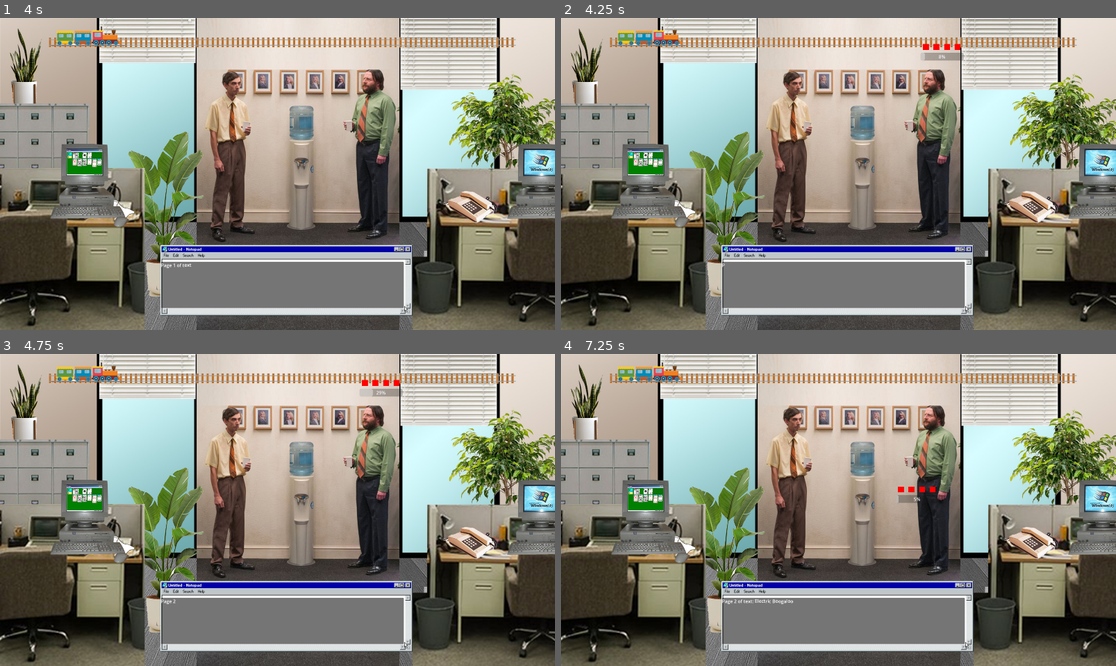
Above: before the commit, frames 1-4 (two rows, left to right).
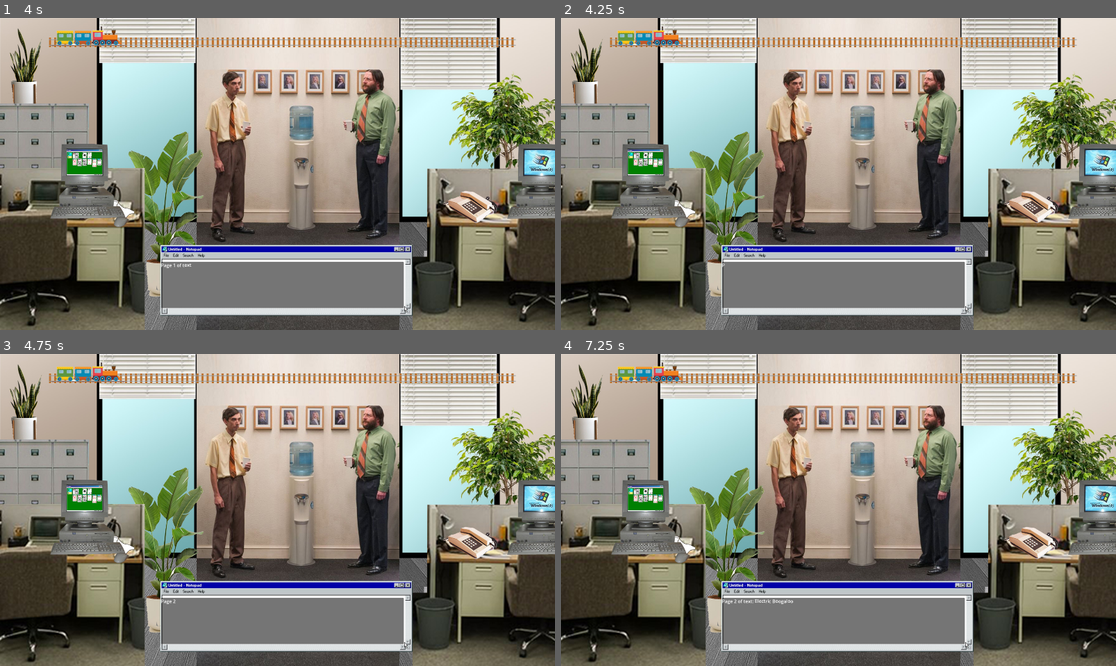
Above: after the commit, the same moments.

Repository: boneyard24/VGGJ2026
Game: Godot game, scene res://Main.tscn
Two runs of this game, one before a commit and one after it. Both use one fixed random seed, a clock stepped at 60 frames per second and the inputs below.
Inputs:
- Up to frame 1 (4 s): tap Enter (enter, bound only after the commit) at 0.5, 0.6, 1.35, 2.1, 2.85, 3.6 s; hold Right (right) 0.53-1.28 s; hold Down (down) 1.28-2.03 s; tap Space at 2 s; hold Right (right) 2.03-2.78 s; hold Up (up) 2.78-3.53 s; hold Left (left) from 3.53 s (still down)
- Up to frame 2 (4.25 s): keep holding Left (left)
- Up to frame 3 (4.75 s): keep holding Left (left); tap Enter (enter, bound only after the commit) at 4.35 s
- Up to frame 4 (7.25 s): release Left (left) at 5.03 s; hold Down (down) 5.03-5.78 s; tap Enter (enter, bound only after the commit) at 5.1, 5.75, 5.85, 6.6 s; hold Right (right) 5.78-6.53 s; hold Up (up) from 6.53 s (still down)

Frame 1 is identical in both runs. In frame 2, 0.3% of the frame differs, in the area x 64-73%, y 8-14%; in frame 3, 0.3%; in frame 4, 0.2%.

Commit message:
added game over scene and game resets

Diff:
--- a/trainger/Main.tscn
+++ b/trainger/Main.tscn
@@ -1,8 +1,9 @@
 [gd_scene format=3 uid="uid://bj0jc0ucnv8l6"]
 
-[ext_resource type="PackedScene" path="res://coreytest/comp_testing.tscn" id="1_glv2v"]
+[ext_resource type="PackedScene" uid="uid://qf4yt6nk5f0x" path="res://coreytest/comp_testing.tscn" id="1_glv2v"]
 [ext_resource type="PackedScene" uid="uid://b0quagujfn8r8" path="res://Scenes/GameManager/GameManager.tscn" id="1_r0du0"]
 [ext_resource type="PackedScene" uid="uid://cl7fsjf2d4taa" path="res://Dialogue Box/Boss/DialogueBox.tscn" id="3_cm0pq"]
+[ext_resource type="PackedScene" uid="uid://cr1nswdvn84t4" path="res://Scenes/GameOver/GameOver.tscn" id="4_cm0pq"]
 
 [node name="Main" type="Control" unique_id=922461951]
 layout_mode = 3
@@ -31,3 +32,6 @@
 offset_bottom = 1004.0
 grow_horizontal = 1
 grow_vertical = 1
+
+[node name="GameOver" parent="." unique_id=1274482844 instance=ExtResource("4_cm0pq")]
+layout_mode = 1
--- a/trainger/Scenes/GameManager/game_manager.gd
+++ b/trainger/Scenes/GameManager/game_manager.gd
@@ -4,18 +4,25 @@
 
 #const QTEScene: PackedScene = preload("res://Scenes/QTE/QTEPopup.tscn")
 @onready var QTEScene = preload("res://Scenes/QTE/QTEPopup.tscn")
+@onready var GameOverUI := $"../GameOver"
+
 
 const MAX_FAILS := 3
 var current_fails := 0
 
 # Called when the node enters the scene tree for the first time.
 func _ready() -> void:
+	GameOverUI.visible = false
 	qteSpawnTimer.timeout.connect(SpawnQTE)
 	qteSpawnTimer.start(2) # Manually start the timer if Auto Start is off
 
 # Called every frame. 'delta' is the elapsed time since the previous frame.
 func _process(delta: float) -> void:
 	pass
+
+func _input(event: InputEvent) -> void:
+	if (event.is_action_released("enter", true)) :
+		ResetGame()
 
 func SpawnQTE() -> void:
 	print("SPAWNQTE")
@@ -40,6 +47,9 @@
 func GameOver() -> void:
 	print("GM: GAMEOVER GAMEOVER GAMEOVER GAMEOVER GAMEOVER")
 	qteSpawnTimer.stop()
+	GameOverUI.visible = true
 
 func ResetGame() -> void:
-	pass
+	current_fails = 0
+	GameOverUI.visible = false
+	qteSpawnTimer.start(2) # Manually start the timer if Auto Start is off
--- /dev/null
+++ b/trainger/Scenes/GameOver/GameOver.tscn
@@ -0,0 +1,79 @@
+[gd_scene format=3 uid="uid://cr1nswdvn84t4"]
+
+[node name="GameOver" type="Control" unique_id=1274482844]
+layout_mode = 3
+anchors_preset = 8
+anchor_left = 0.5
+anchor_top = 0.5
+anchor_right = 0.5
+anchor_bottom = 0.5
+grow_horizontal = 2
+grow_vertical = 2
+
+[node name="ColorRect" type="ColorRect" parent="." unique_id=1197122167]
+layout_mode = 1
+anchors_preset = 8
+anchor_left = 0.5
+anchor_top = 0.5
+anchor_right = 0.5
+anchor_bottom = 0.5
+offset_left = -200.0
+offset_top = -49.0
+offset_right = 200.0
+offset_bottom = 49.0
+grow_horizontal = 2
+grow_vertical = 2
+color = Color(1, 0, 0, 1)
+
+[node name="ColorRect2" type="ColorRect" parent="." unique_id=1937301280]
+layout_mode = 1
+anchors_preset = 8
+anchor_left = 0.5
+anchor_top = 0.5
+anchor_right = 0.5
+anchor_bottom = 0.5
+offset_left = -200.0
+offset_top = 48.765
+offset_right = 200.0
+offset_bottom = 146.76498
+grow_horizontal = 2
+grow_vertical = 2
+
+[node name="Label" type="Label" parent="." unique_id=451765285]
+layout_mode = 1
+anchors_preset = 8
+anchor_left = 0.5
+anchor_top = 0.5
+anchor_right = 0.5
+anchor_bottom = 0.5
+offset_left = -40.0
+offset_top = -11.5
+offset_right = 40.0
+offset_bottom = 11.5
+grow_horizontal = 2
+grow_vertical = 2
+theme_override_font_sizes/font_size = 64
+text = "RAILROAD"
+horizontal_alignment = 1
+vertical_alignment = 1
+uppercase = true
+
+[node name="Label2" type="Label" parent="." unique_id=101619826]
+layout_mode = 1
+anchors_preset = 8
+anchor_left = 0.5
+anchor_top = 0.5
+anchor_right = 0.5
+anchor_bottom = 0.5
+offset_left = -200.0
+offset_top = 49.0
+offset_right = 201.0
+offset_bottom = 137.0
+grow_horizontal = 2
+grow_vertical = 2
+theme_override_colors/font_color = Color(1, 0, 0, 1)
+theme_override_font_sizes/font_size = 64
+text = "PRESS ENTER"
+horizontal_alignment = 1
+vertical_alignment = 1
+uppercase = true
--- a/trainger/project.godot
+++ b/trainger/project.godot
@@ -54,6 +54,11 @@
 , Object(InputEventKey,"resource_local_to_scene":false,"resource_name":"","device":-1,"window_id":0,"alt_pressed":false …(183 unchanged characters)…
 ]
 }
+enter={
+"deadzone": 0.2,
+"events": [Object(InputEventKey,"resource_local_to_scene":false,"resource_name":"","device":-1,"window_id":0,"alt_pressed":false,"shift_pressed":false,"ctrl_pressed":false,"meta_pressed":false,"pressed":false,"keycode":0,"physical_keycode":4194309,"key_label":0,"unicode":0,"location":0,"echo":false,"script":null)
+]
+}
 
 [physics]
 
